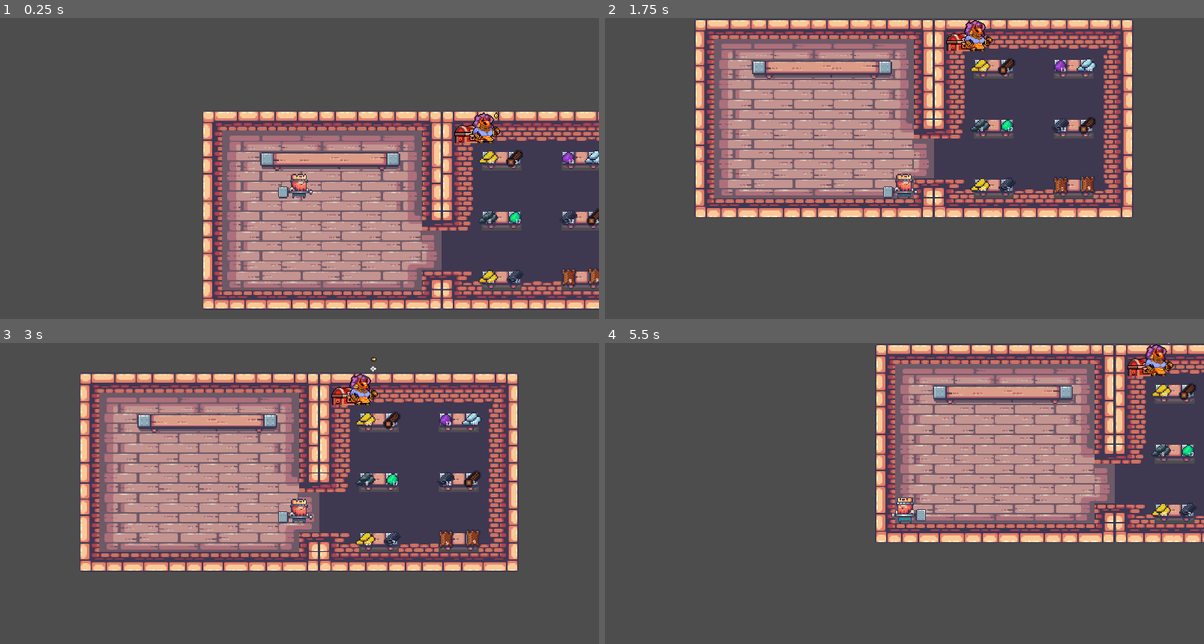
Above: before the commit, frames 1-4 (two rows, left to right).
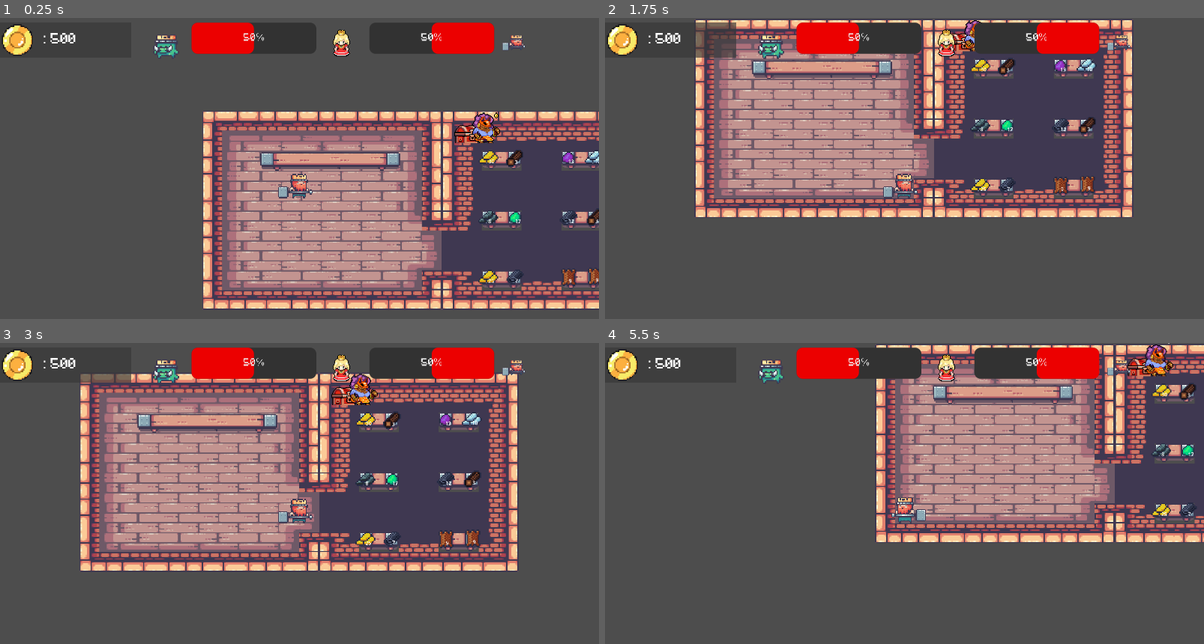
Above: after the commit, the same moments.

Repository: gogolum/GameJam2023
Game: Godot game, scene res://Scene/Main/main_level.tscn
The game is run twice, just before and just after one commit, with the same random seed, the same clock (stepped at 60 frames per second) and the same inputs.
Inputs:
- Up to frame 1 (0.25 s): no input
- Up to frame 2 (1.75 s): hold D (right) 0.53-1.28 s; tap Space (craft) at 0.6, 1.55 s; tap E (interact) at 0.8, 1.35 s; hold S (down) from 1.28 s (still down)
- Up to frame 3 (3 s): release S (down) at 2.03 s; hold D (right) 2.03-2.78 s; tap Space (craft) at 2.1 s; tap E (interact) at 2.3, 2.85 s; hold W (up) from 2.78 s (still down)
- Up to frame 4 (5.5 s): tap Space (craft) at 3.05, 3.6, 4.55, 5.1 s; release W (up) at 3.53 s; hold A (left) 3.53-5.03 s; tap E (interact) at 3.8, 4.35, 5.3 s; hold S (down) from 5.03 s (still down)

The runs differ from the first frame. In frame 1, 5.2% of the frame differs, in the area x 0-88%, y 1-14%; in frame 2, 6.1%; in frame 3, 5.5%; in frame 4, 5.3%.

Commit message:
lot of bug fixes

Diff:
--- a/Scene/Main/main_level.gd
+++ b/Scene/Main/main_level.gd
@@ -13,6 +13,11 @@
 		var matShop = matScene.instantiate()
 		matShop.position = marker.global_position
 		$ItemList.add_child(matShop)
+		pass
+func matShopDespawn():
+	for mat in $ItemList.get_children() :
+		if mat.ismat and !mat.isBought:
+			mat.queue_free()
 		pass
 
 
@@ -31,3 +36,10 @@
 	for i in range(100):
 		advancement[randi() % 6] += 1
 	return advancement
+
+
+
+func _on_trader_reroll_shop():
+	matShopDespawn()
+	matShopSpawn()
+	pass # Replace with function body.
--- a/Scene/Main/main_level.tscn
+++ b/Scene/Main/main_level.tscn
@@ -1512,3 +1512,4 @@
 
 [connection signal="area_exited" from="Shop/Shop_Area" to="." method="_on_shop_area_area_exited"]
 [connection signal="body_entered" from="Shop/Shop_Area" to="." method="_on_shop_area_body_entered"]
+[connection signal="rerollShop" from="Entities/Trader" to="." method="_on_trader_reroll_shop"]
--- a/Scene/PickUp/pick_up.gd
+++ b/Scene/PickUp/pick_up.gd
@@ -49,6 +49,7 @@
 
 func popUpDisplay():
 	var popUp = popUpScene.instantiate()
+	popUp.global_position.x += 8
 	if itemQuality >= 0 and itemQuality <= 3:
 		popUp.Quality = "Mediocre"
 	elif itemQuality > 3 and itemQuality <= 5:
--- a/Scene/Player/player.gd
+++ b/Scene/Player/player.gd
@@ -6,6 +6,7 @@
 var Carry = false
 var carried : Area2D
 var  changed_scale = false
+var resetSize = false
 
 #constant
 var speed = 1000
@@ -27,21 +28,33 @@
 
 	if  Input.is_action_just_pressed("interact"):
 		Carry = false
-		if canCarry:
+		resetSize = true
+
+	if canCarry and resetSize:
+		if $PickUpDetectArea.get_overlapping_areas()[0].ismat:
 			$PickUpDetectArea.get_overlapping_areas()[0].scale = Vector2(1,1)
-
+			resetSize = false
+		else:
+			$PickUpDetectArea.get_overlapping_areas()[0].scale = Vector2(4,4)
+			resetSize = false
 	if canCarry == true and Input.is_action_just_pressed("interact"):
 		Carry = true
 
+	#empecher à l'objet detre porter si il n'etrs pas achetable
 	if Carry:
 		if $PickUpDetectArea.get_overlapping_areas()[0].ismat:
 			if !$PickUpDetectArea.get_overlapping_areas()[0].isBought and $PickUpDetectArea.get_overlapping_areas()[0].mat_price > Global.coin:
 				Carry = false
+	# l'objet est porté
 	if Carry:
 		$PickUpDetectArea.get_overlapping_areas()[0].position = global_position
-		$PickUpDetectArea.get_overlapping_areas()[0].scale = Vector2(0.8,0.8)
+		if $PickUpDetectArea.get_overlapping_areas()[0].ismat:
+			$PickUpDetectArea.get_overlapping_areas()[0].scale = Vector2(0.8,0.8)
+		else:
+			$PickUpDetectArea.get_overlapping_areas()[0].scale = Vector2(3.2,3.2)
 		carried = $PickUpDetectArea.get_overlapping_areas()[0]
 		canCarry = false
+
 
 
 func _physics_process(delta):
--- a/Scene/Trader/trader.gd
+++ b/Scene/Trader/trader.gd
@@ -1,11 +1,31 @@
 extends Node2D
 
+@onready var traderLabel: Label = $"Press space to reroll for 5"
 
+signal rerollShop
 # Called when the node enters the scene tree for the first time.
 func _ready():
-	$Area2D/AnimatedSprite2D/AnimationPlayer.play('Idle')
+	$DetectZone/AnimatedSprite2D/AnimationPlayer.play('Idle')
+	traderLabel.visible = false
 
 
 # Called every frame. 'delta' is the elapsed time since the previous frame.
 func _process(delta):
+	if traderLabel.visible and Input.is_action_just_pressed("craft"):
+		rerollShop.emit()
+		Global.coin -= 5
+
 	pass
+
+
+
+
+
+func _on_detect_zone_body_entered(body):
+	traderLabel.visible = true
+	pass # Replace with function body.
+
+
+func _on_detect_zone_body_exited(body):
+	traderLabel.visible = false
+	pass # Replace with function body.
--- a/Scene/Trader/trader.tscn
+++ b/Scene/Trader/trader.tscn
@@ -144,17 +144,34 @@
 "RESET": SubResource("Animation_lc216")
 }
 
+[sub_resource type="CircleShape2D" id="CircleShape2D_ixcdg"]
+radius = 105.342
+
 [node name="Trader" type="Node2D"]
 script = ExtResource("1_3gq52")
 
-[node name="Area2D" type="Area2D" parent="."]
+[node name="DetectZone" type="Area2D" parent="."]
 collision_layer = 8
 
-[node name="AnimatedSprite2D" type="AnimatedSprite2D" parent="Area2D"]
+[node name="AnimatedSprite2D" type="AnimatedSprite2D" parent="DetectZone"]
 sprite_frames = SubResource("SpriteFrames_2tqwn")
 animation = &"Idle"
 
-[node name="AnimationPlayer" type="AnimationPlayer" parent="Area2D/AnimatedSprite2D"]
+[node name="AnimationPlayer" type="AnimationPlayer" parent="DetectZone/AnimatedSprite2D"]
 libraries = {
 "": SubResource("AnimationLibrary_1g2e6")
 }
+
+[node name="CollisionShape2D" type="CollisionShape2D" parent="DetectZone"]
+shape = SubResource("CircleShape2D_ixcdg")
+
+[node name="Press space to reroll for 5" type="Label" parent="."]
+offset_left = -52.0
+offset_top = -18.0
+offset_right = 144.0
+offset_bottom = 5.0
+scale = Vector2(0.8, 0.8)
+text = "Press space to reroll for 5"
+
+[connection signal="body_entered" from="DetectZone" to="." method="_on_detect_zone_body_entered"]
+[connection signal="body_exited" from="DetectZone" to="." method="_on_detect_zone_body_exited"]
--- a/Scene/UI/popup.tscn
+++ b/Scene/UI/popup.tscn
@@ -10,6 +10,7 @@
 anchor_bottom = 1.0
 grow_horizontal = 2
 grow_vertical = 2
+scale = Vector2(0.3, 0.3)
 script = ExtResource("1_jvo07")
 
 [node name="PanelContainer" type="PanelContainer" parent="."]
--- a/Scene/UI/ui.tscn
+++ b/Scene/UI/ui.tscn
@@ -45,7 +45,6 @@
 script = ExtResource("1_jcalw")
 
 [node name="CanvasLayer" type="CanvasLayer" parent="."]
-visible = false
 
 [node name="MarginContainer" type="MarginContainer" parent="CanvasLayer"]
 anchors_preset = 1
Not shown: 1 places in Scene/Trader/trader.tscn that only renumber resources
